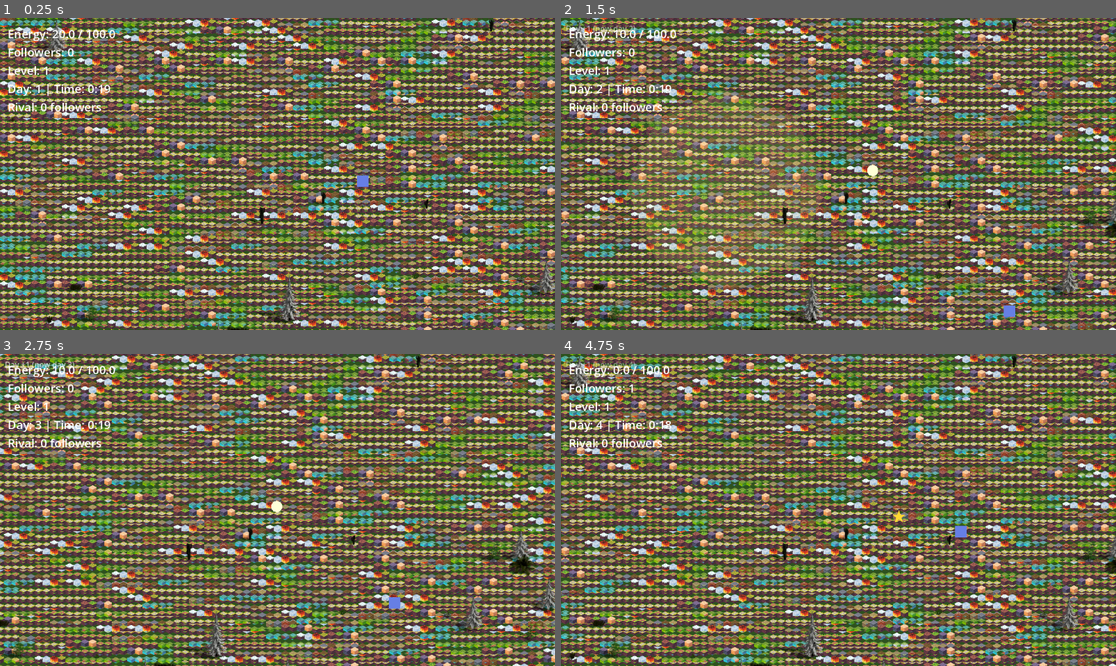
Above: before the commit, frames 1-4 (two rows, left to right).
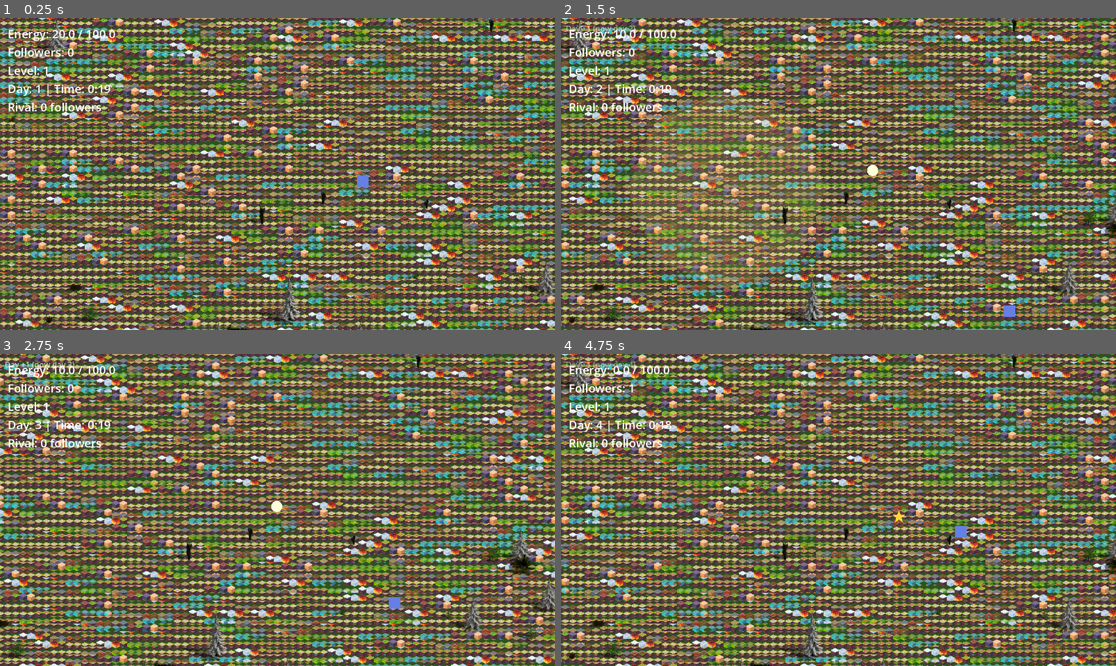
Above: after the commit, the same moments.

Repository: Rohan0603/divinus
Game: Godot game, scene res://scenes/Main.tscn
Two runs of this game, one before a commit and one after it. Both use one fixed random seed, a clock stepped at 60 frames per second and the inputs below.
Inputs (mouse positions are in pixels of both pictures, inside the frame that each line leads up to):
- Up to frame 1 (0.25 s): no input
- Up to frame 2 (1.5 s): tap Enter at 0.5 s; move the mouse to (960, 158) at 0.52 s; hold Right (ui_right) 0.53-1.25 s; tap T at 0.6 s; click (960, 158) at 0.67 s; drag from (727, 189) to (810, 236) at 1.27 s
- Up to frame 3 (2.75 s): move the mouse to (333, 441) at 2.02 s; hold Right (ui_right) from 2.03 s (still down); tap T at 2.1 s
- Up to frame 4 (4.75 s): release Right (ui_right) at 2.75 s; drag from (810, 572) to (672, 463) at 2.77 s; move the mouse to (1005, 556) at 3.52 s; hold Left (ui_left) 3.53-4.25 s; tap T at 3.6 s; drag from (672, 463) to (755, 432) at 4.27 s

The runs differ from the first frame. In frame 1, 72% of the frame differs, in the area x 0-100%, y 0-100%; in frame 2, 71%; in frame 3, 72%; in frame 4, 72%.

Commit message:
fix: add bounds guard to get_biome, use deterministic tile variants

Diff:
--- a/game/scripts/world_generator.gd
+++ b/game/scripts/world_generator.gd
@@ -42,6 +42,8 @@
 	return Biome.PLAINS
 
 func get_biome(col: int, row: int) -> int:
+	if col < 0 or col >= WIDTH or row < 0 or row >= HEIGHT:
+		return Biome.WATER
 	return biome_map[col][row]
 
 func get_land_positions(tilemap: TileMap) -> Array:
--- a/game/scripts/world_renderer.gd
+++ b/game/scripts/world_renderer.gd
@@ -39,7 +39,8 @@
 	for col in range(WorldGenerator.WIDTH):
 		for row in range(WorldGenerator.HEIGHT):
 			var biome := generator.get_biome(col, row)
-			# Randomly pick a tile variant from the spritesheet (2 cols × 5 rows)
-			var tile_x := randi() % 2
-			var tile_y := randi() % 5
+			# Deterministically pick a tile variant based on position (2 cols × 5 rows)
+			var seed_val := hash(Vector2i(col, row)) % 10
+			var tile_x   := seed_val % 2
+			var tile_y   := seed_val / 2
 			tilemap.set_cell(0, Vector2i(col, row), biome * 10, Vector2i(tile_x, tile_y))
